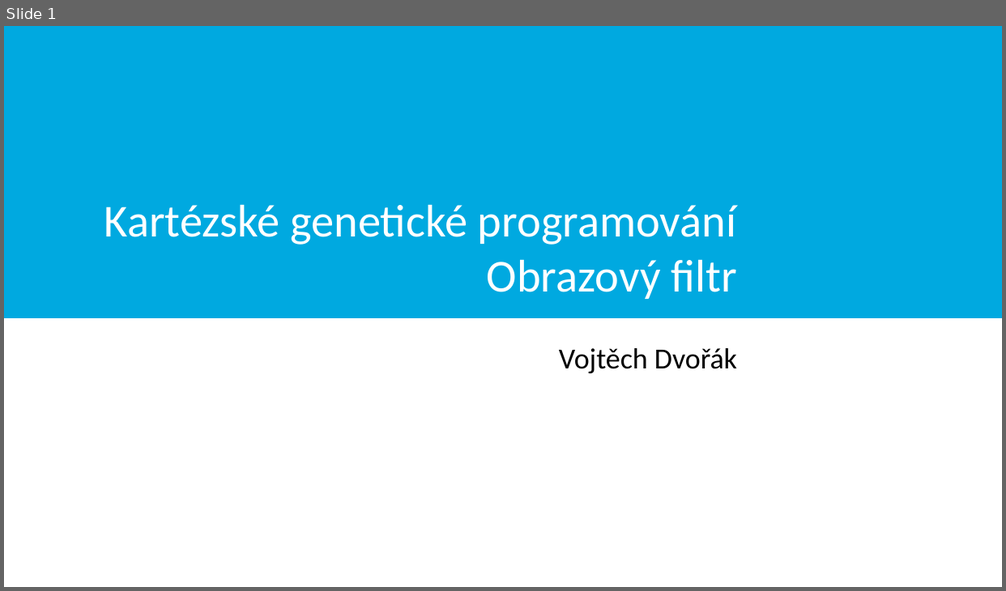
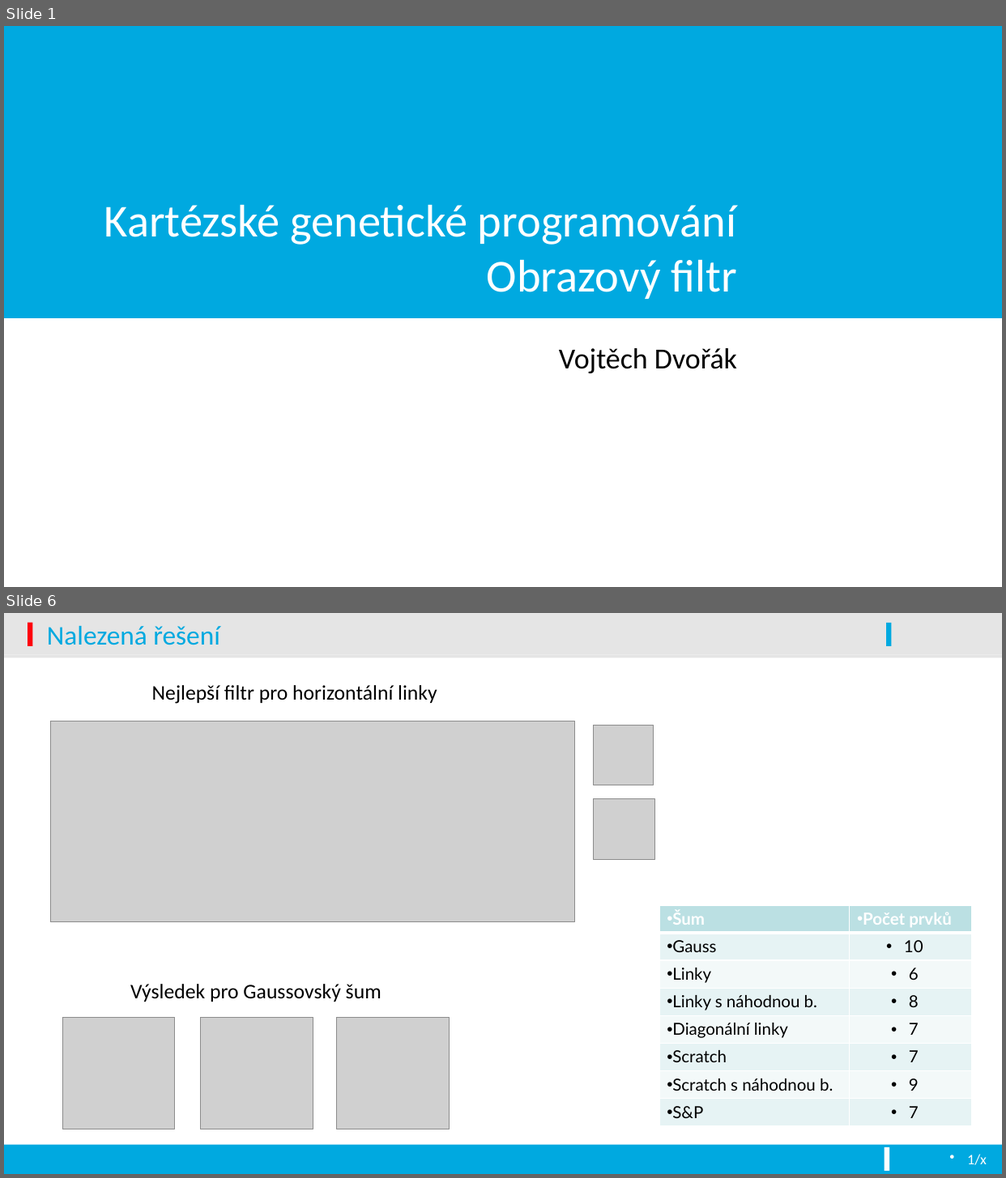
Before and after one commit to vojone/EVO, a slide deck: prezentace.pptx. Shown one above the other, each under a label of ours: slide 1 before the commit, slides 1 and 6 after it; the slides between them are not shown. The pictures are 1006x591 and 1006x1178 pixels, drawn with LibreOffice and Linux fonts; fonts in the diff are those of the drawing; grey boxes stand for pictures; background and template pictures are left out. Boxes give left, top, right and bottom in pixels: in the first picture for what was removed or moved away, otherwise in the second. Text is boxed around its words. In the diff, an @@ line names an element or a change of style, - is before the commit and + after.

```diff
--- a/prezentace.pptx
+++ b/prezentace.pptx
@@ slide 6 added at [4,613,1002,1174], background #FFFFFF @@
@@ rectangle added at [4,613,1002,655], fill #000000 at 10% opacity @@
@@ rectangle added at [27,623,32,647], fill #FE000C @@
@@ title added at [47,626,220,645], 26 pt, text #00A9E0 @@
+Nalezená řešení
@@ rectangle added at [887,623,892,647], fill #00A9E0 @@
@@ rectangle added at [4,655,1002,658], fill #000000 at 10% opacity @@
@@ text added at [152,685,437,704], 20 pt, text #000000 @@
+Nejlepší filtr pro horizontální linky
@@ picture added at [50,721,575,922] @@
@@ picture added at [594,726,654,786] @@
@@ picture added at [594,799,655,861] @@
@@ table added at [660,905,972,1127], 8 rows, 2 columns @@
+Šum | Počet prvků
+Gauss | 10
+Linky | 6
+Linky s náhodnou b. | 8
+Diagonální linky | 7
+Scratch | 7
+Scratch s náhodnou b. | 9
+S&P | 7
@@ text added at [130,984,381,1002], 20 pt, text #000000 @@
+Výsledek pro Gaussovský šum
@@ picture added at [62,1017,175,1130] @@
@@ picture added at [201,1017,313,1130] @@
@@ picture added at [337,1017,450,1130] @@
@@ rectangle added at [4,1145,1002,1174], fill #00A9E0 @@
@@ rectangle added at [884,1148,889,1171], fill #FFFFFF @@
@@ text added at [967,1154,987,1165], 14 pt, text #FFFFFF @@
+1/x
```
Also in this commit, not shown: 3 slides changed, 6 other slides added, 2 slides removed.
